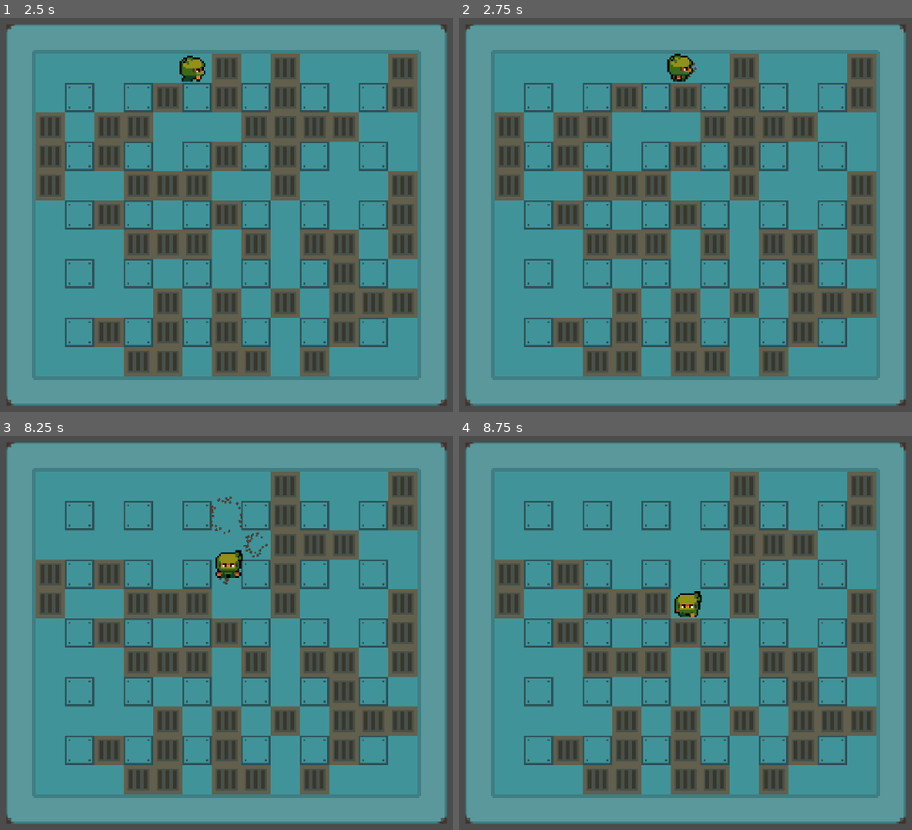
Above: before the commit, frames 1-4 (two rows, left to right).
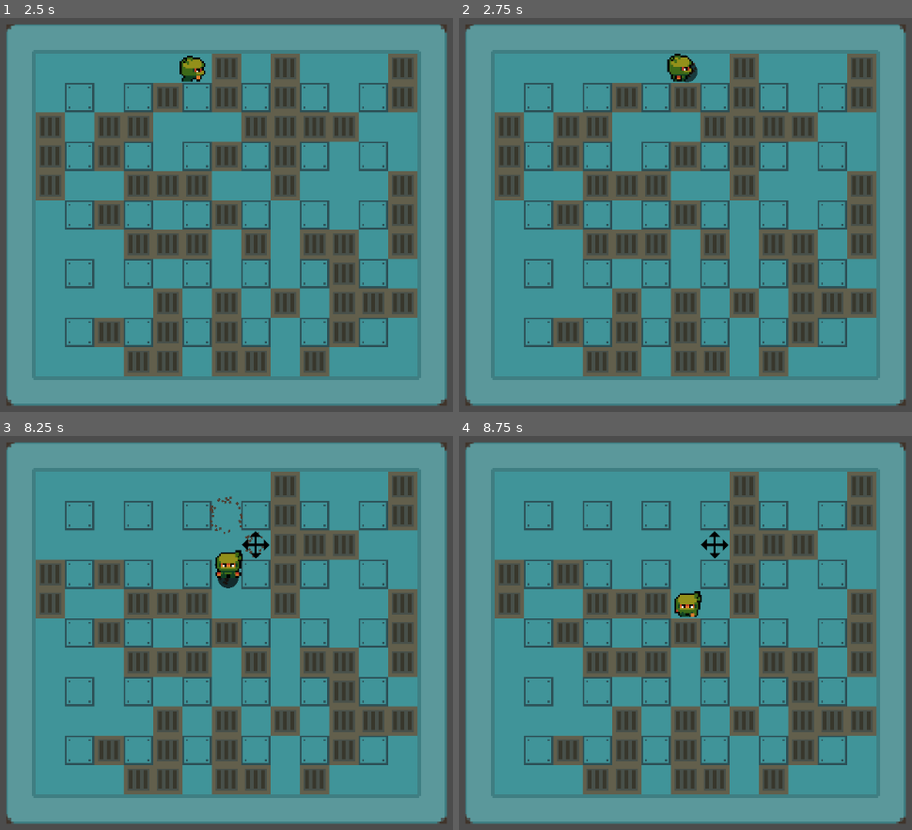
Above: after the commit, the same moments.

Repository: Nutriz/BomberClone
Game: Godot game, scene res://scenes/Game.tscn
Same seed, same stepped clock (60 frames per second), same inputs: the game is played once before the commit and once after it.
Inputs:
- Up to frame 1 (2.5 s): tap Enter at 0.5 s; hold Right (move_right) 0.53-1.28 s; hold Down (move_down) 1.28-2.03 s; hold Right (move_right) from 2.03 s (still down)
- Up to frame 2 (2.75 s): keep holding Right (move_right)
- Up to frame 3 (8.25 s): release Right (move_right) at 2.78 s; hold Up (move_up) 2.78-3.53 s; tap Space at 3.5 s; hold Left (move_left) 3.53-5.03 s; hold Down (move_down) 5.03-5.78 s; hold Right (move_right) 5.78-6.53 s; hold Up (move_up) 6.53-7.28 s; tap Enter at 7.25 s; hold Right (move_right) 7.28-8.03 s; hold Down (move_down) from 8.03 s (still down)
- Up to frame 4 (8.75 s): keep holding Down (move_down)

Frame 1 is identical in both runs. In frame 2, less than 0.1% of the frame differs, in the area x 48-53%, y 9-17%; in frame 3, 0.2%, in the area x 47-60%, y 24-39%; in frame 4, 0.1%.

Commit message:
added items dropped by blocks

Diff:
--- a/scenes/Block.gd
+++ b/scenes/Block.gd
@@ -1,4 +1,6 @@
 extends StaticBody2D
+
+signal drop_item
 
 func destroy():
 	if not $CollisionShape2D.disabled:
@@ -7,5 +9,10 @@
 		$CollisionShape2D.queue_free()
 		$Timer.start()
 
+		var drop = randi() % 3
+		if drop == 2:
+			emit_signal("drop_item", self.position)
+
+
 func _on_Timer_timeout():
 	self.queue_free()
--- a/scenes/Block.tscn
+++ b/scenes/Block.tscn
@@ -47,7 +47,7 @@
 custom_solver_bias = 0.0
 extents = Vector2( 8, 8 )
 
-[node name="Block" type="StaticBody2D"]
+[node name="Block" type="StaticBody2D" index="0"]
 
 input_pickable = false
 collision_layer = 1
--- a/scenes/Game.gd
+++ b/scenes/Game.gd
@@ -1,6 +1,7 @@
 extends Node
 
 onready var block_scn = preload("res://scenes/Block.tscn")
+onready var item_scn = preload("res://scenes/Item.tscn")
 
 const TILEMAP_WIDTH = 14
 const TILEMAP_HEIGHT = 12
@@ -21,7 +22,14 @@
 				if cell_id == FLOOR_BLOCK and rand_range(0, 2) < 1:
 					var block = block_scn.instance()
 					block.position = $TileMap.map_to_world(cell_pos) + Vector2(8,8) # +8 because block pos is centered
+					block.connect("drop_item", self, "drop_item")
 					$Blocks.add_child(block)
 
 func is_in_player_zones(cell_pos):
 	return PLAYER1_ZONE.find(cell_pos) != -1 || PLAYER2_ZONE.find(cell_pos) != -1
+
+func drop_item(position):
+	var item = item_scn.instance()
+	item.position = position
+	$Items.add_child(item)
+	# todo	$Player.connect("_on_item_picked", item)
--- a/scenes/Game.tscn
+++ b/scenes/Game.tscn
@@ -57,6 +57,8 @@
 
 [node name="Blocks" type="Node2D" parent="." index="2"]
 
-[node name="Player" parent="." index="3" instance=ExtResource( 3 )]
+[node name="Items" type="Node2D" parent="." index="3"]
+
+[node name="Player" parent="." index="4" instance=ExtResource( 3 )]
 
 position = Vector2( 24.0578, 25.7351 )
--- /dev/null
+++ b/scenes/Item.gd
@@ -0,0 +1,33 @@
+extends Area2D
+
+enum Types {BOMB, EXPAND_BOMB}
+var item_type
+var sprite
+signal _on_item_picked
+
+
+func _ready():
+	define_item_type()
+	show_item()
+
+
+func define_item_type():
+	if randi() % 2 == 0:
+		item_type = Types.BOMB
+		sprite = $BombSprite
+	else:
+		item_type = Types.EXPAND_BOMB
+		sprite = $ExpandBombSprite
+
+func show_item():
+	$Tween.interpolate_property(sprite, "modulate", Color(0, 0, 0, 0), Color(0, 0, 0, 1), 0.2, Tween.TRANS_SINE, Tween.EASE_IN)
+	$Tween.start()
+
+func hide_item():
+	$Tween.interpolate_property(sprite, "modulate", Color(0, 0, 0, 1), Color(0, 0, 0, 0), 0.2, Tween.TRANS_SINE, Tween.EASE_IN)
+	$Tween.start()
+
+func _on_Item_body_entered(body):
+	printt(body, " picked ", item_type)
+	emit_signal("_on_item_picked", item_type)
+	hide_item()
--- /dev/null
+++ b/scenes/Item.tscn
@@ -0,0 +1,61 @@
+[gd_scene load_steps=5 format=2]
+
+[ext_resource path="res://scenes/Item.gd" type="Script" id=1]
+[ext_resource path="res://assets/items/bomb.png" type="Texture" id=2]
+[ext_resource path="res://assets/items/expand_bomb.png" type="Texture" id=3]
+
+[sub_resource type="CircleShape2D" id=1]
+
+custom_solver_bias = 0.0
+radius = 6.40976
+
+[node name="Item" type="Area2D"]
+
+input_pickable = false
+gravity_vec = Vector2( 0, 1 )
+gravity = 98.0
+linear_damp = 0.1
+angular_damp = 1.0
+audio_bus_override = false
+audio_bus_name = "Master"
+script = ExtResource( 1 )
+
+[node name="BombSprite" type="Sprite" parent="." index="0"]
+
+modulate = Color( 1, 1, 1, 0 )
+position = Vector2( 0.94565, 1.8646 )
+scale = Vector2( 0.0368937, 0.0368937 )
+texture = ExtResource( 2 )
+_sections_unfolded = [ "Visibility" ]
+
+[node name="ExpandBombSprite" type="Sprite" parent="." index="1"]
+
+modulate = Color( 1, 1, 1, 0 )
+position = Vector2( 0.0242558, -0.0242596 )
+scale = Vector2( 0.0336544, 0.0336544 )
+texture = ExtResource( 3 )
+_sections_unfolded = [ "Material", "Visibility" ]
+
+[node name="CollisionShape2D" type="CollisionShape2D" parent="." index="2"]
+
+shape = SubResource( 1 )
+
+[node name="AnimationPlayer" type="AnimationPlayer" parent="." index="3"]
+
+root_node = NodePath("..")
+autoplay = ""
+playback_process_mode = 1
+playback_default_blend_time = 0.0
+playback_speed = 1.0
+blend_times = [  ]
+
+[node name="Tween" type="Tween" parent="." index="4"]
+
+repeat = false
+playback_process_mode = 1
+playback_speed = 1.0
+playback/active = false
+playback/repeat = false
+playback/speed = 1.0
+
+[connection signal="body_entered" from="." to="." method="_on_Item_body_entered"]
Binary file added: assets/items/bomb.png
Not shown, added: assets/items/bomb.png.import
Binary file added: assets/items/expand_bomb.png
Not shown, added: assets/items/expand_bomb.png.import
Not shown, added: assets/items/src_bomb.gvdesign
